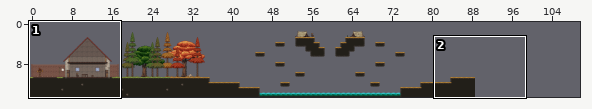
Tiled map -- PlatformGame-main/Assets/Maps/Level2Map.tmx. The first picture is a wide view before the edit; the outline marks the close-up.
Close-up. The starting point:
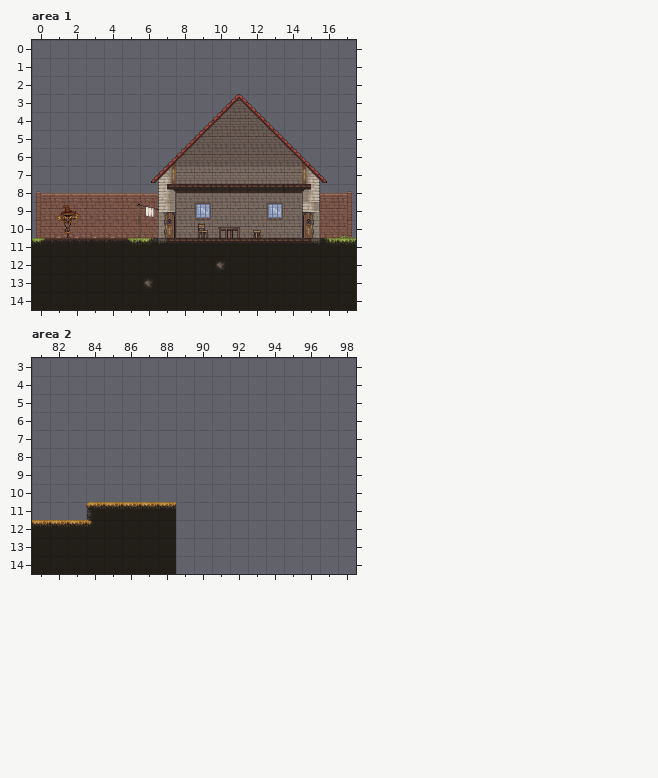
Cells are 32x32 px. Shown: area 1 x 0..17, y 0..14; area 2 x 81..98, y 3..14. The commit also changed other parts of the map, which this record leaves out.
Now the later version:
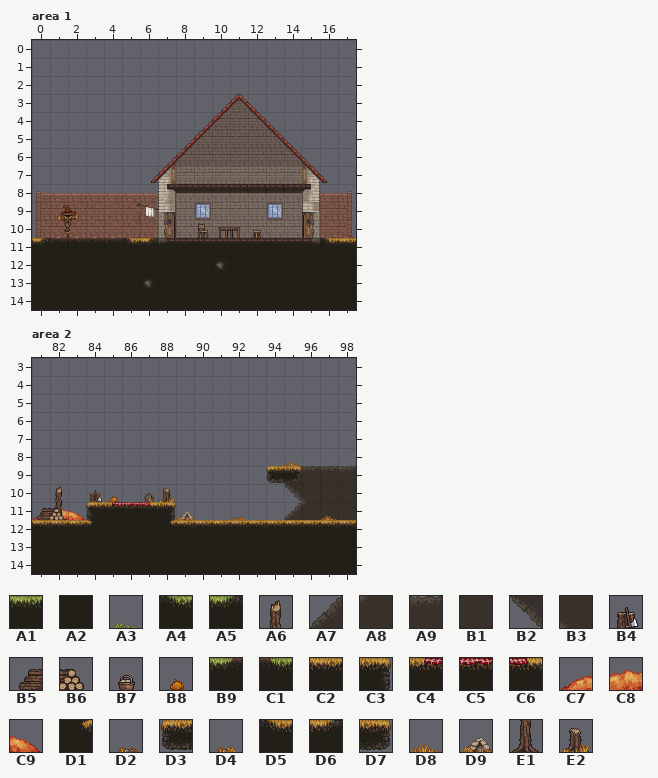
Key: from "forest_tileset": A1 1, A2 28, A3 91, A4 139, A5 140, A6 167, A7 197, A8 198, A9 199, B1 226, B2 251, B3 252, B4 331, B5 384, B6 385, B7 389, B8 416, B9 420, C1 422, C2 433, C3 434, C4 474, C5 475, C6 476, C7 498, C8 499, C9 500, D1 518, D2 522, D3 540, D4 549, D5 571, D6 572, D7 575, D8 576, D9 603, E1 626, E2 627.
__ is an empty cell.
Change:
Layer "Tile layer 1", area 1:
y 10: x 17 A3 -> D2
y 11: x 0 B9 -> D6; x 5..6 C1 A5 -> D5 D6; x 16..17 A4 A1 -> D5 C2
Layer "Tile layer 3", area 2:
y 9: x 95..98 __ __ __ __ -> A7 A9 A9 A9
y 10: x 95..98 __ __ __ __ -> B2 B3 B1 B1
y 11: x 81..83 __ __ __ -> C7 C8 C9; x 95..98 __ __ __ __ -> A7 A8 B1 B1
Layer "Tile layer 2", area 2:
y 8: x 95 __ -> D8
y 10: x 82 __ -> A6
y 11: x 82 __ -> E1; x 89 __ -> D9; x 92 __ -> D4; x 97 __ -> D8
Layer "Tile layer 1", area 2:
y 9: x 94..95 __ __ -> D3 D7
y 10: x 84..85 __ __ -> B4 B8; x 87..88 __ __ -> B7 E2
y 11: x 81..82 __ __ -> B5 B6; x 85..88 C2 C2 C2 C2 -> C4 C5 C6 C3
y 12: x 88..98 A2 __ __ __ __ __ __ __ __ __ __ -> D1 C2 C2 C2 C2 C2 C2 C2 C2 C2 C2
y 13..14: x 89..98 __ __ __ __ __ __ __ __ __ __ -> A2 A2 A2 A2 A2 A2 A2 A2 A2 A2
Pixel boxes of the changes (left, top, right, bottom) in both close-ups:
changed: (324, 235, 356, 245)
changed: (32, 238, 50, 245)
changed: (122, 238, 154, 245)
changed: (32, 461, 356, 574)
